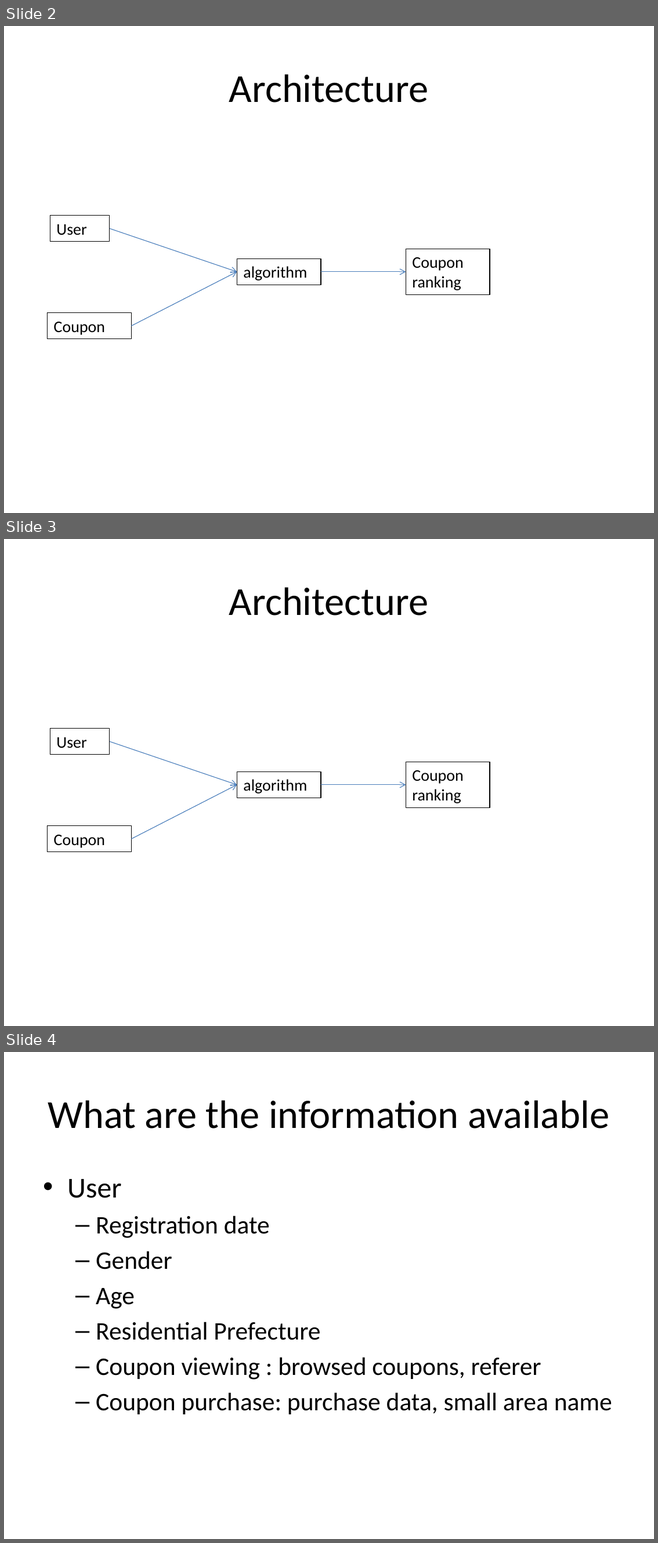
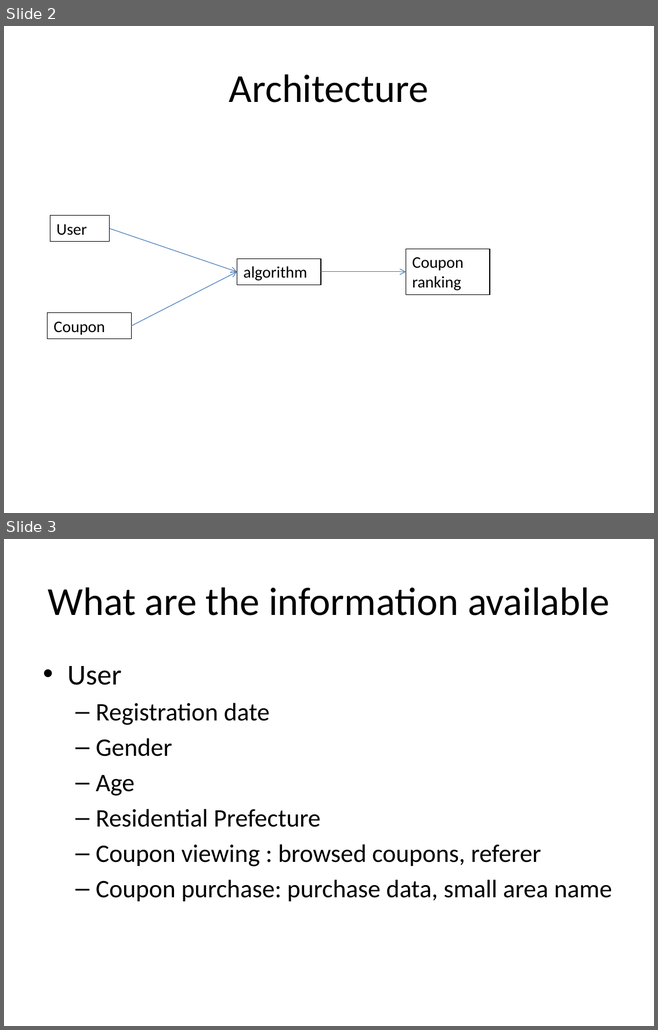
Before and after one commit to rkrtiwari/ponpare, a slide deck: exploratory_analysis.pptx. Shown one above the other, each under a label of ours: slides 2, 3 and 4 before the commit, slides 2 and 3 after it. The pictures are 658x1543 and 658x1030 pixels, drawn with LibreOffice and Linux fonts; fonts in the diff are those of the drawing. Boxes give left, top, right and bottom in pixels: in the first picture for what was removed or moved away, otherwise in the second. Text is boxed around its words. In the diff, an @@ line names an element or a change of style, - is before the commit and + after.

```diff
--- a/exploratory_analysis.pptx
+++ b/exploratory_analysis.pptx
@@ slide 3 removed at (4,539,654,1026), background #FFFFFF @@
@@ title removed at (229,587,429,616) @@
-Architecture
@@ rectangle removed at (50,729,110,755) @@
-User
@@ arrow removed from (109, 741) to (237, 785) @@
@@ rectangle removed at (405,762,489,808) @@
-Coupon ranking
@@ rectangle removed at (237,772,320,798) @@
-algorithm
@@ arrow removed from (132, 839) to (237, 785) @@
@@ arrow removed from (321, 785) to (405, 785) @@
@@ rectangle removed at (48,826,132,852) @@
-Coupon
@@ what was slide 4 is now slide 3 @@
```
Also in this commit, not shown: 4 slides changed, 3 slides added.
